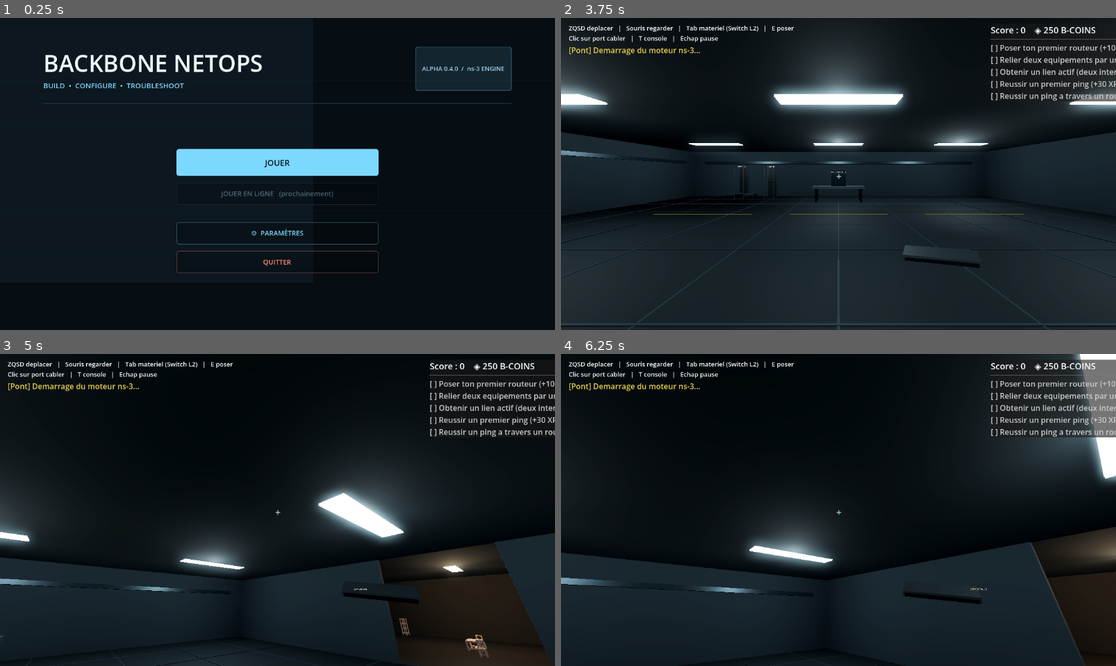
Above: before the commit, frames 1-4 (two rows, left to right).
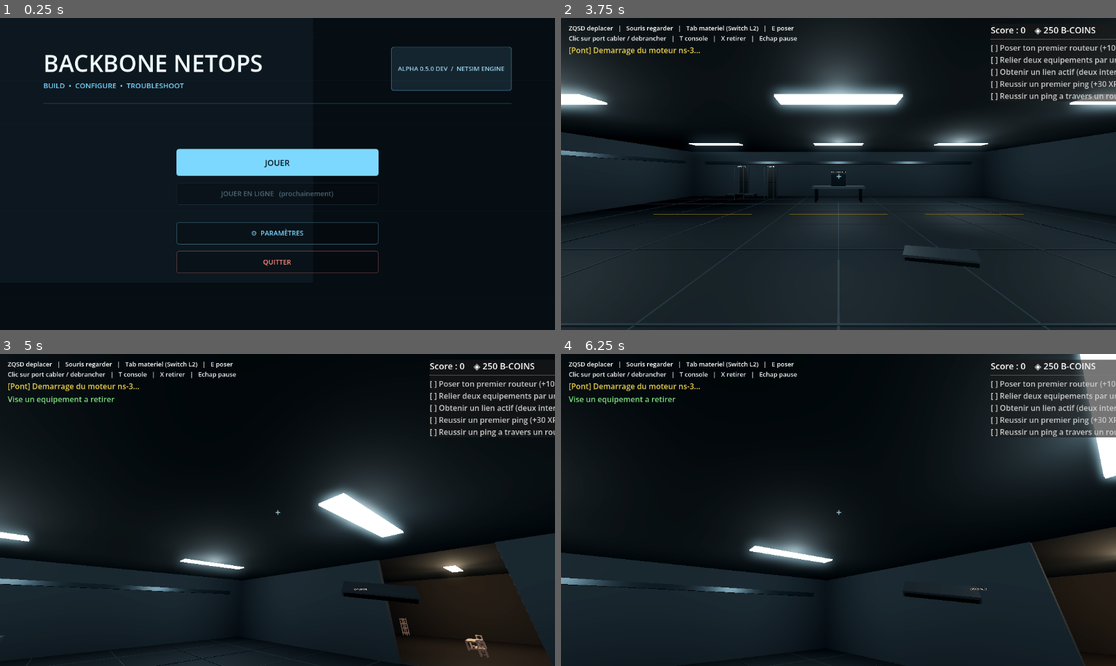
Above: after the commit, the same moments.

Repository: rme28/Backbone-NetOps
Game: Godot game, scene res://scenes/ui/menu.tscn
Same seed, same stepped clock (60 frames per second), same inputs: the game is played once before the commit and once after it.
Inputs (mouse positions are in pixels of both pictures, inside the frame that each line leads up to):
- Up to frame 1 (0.25 s): no input
- Up to frame 2 (3.75 s): click "JOUER" at 0.5 s; click (727, 227) at 1.27 s; type "Alex" at 1.35 s; click "◂ RETOUR" at 2 s; click "JOUER" at 2.75 s; click "DÉMARRER" at 3.5 s
- Up to frame 3 (5 s): tap Enter at 4.25 s; move the mouse to (305, 510) at 4.27 s; hold W (move_forward) from 4.28 s (still down); tap X at 4.35 s; click (305, 510) at 4.42 s
- Up to frame 4 (6.25 s): keep holding W (move_forward); move the mouse to (810, 510) at 5.02 s; tap E (interact) at 5.1 s; tap X at 5.3, 5.85 s; tap Space at 5.75 s; move the mouse to (849, 503) at 5.77 s

The runs differ from the first frame. In frame 1, 0.7% of the frame differs, in the area x 70-89%, y 9-24%; in frame 2, 0.3%; in frame 3, 0.5%; in frame 4, 0.5%.

Commit message:
Retrait d'equipement, limitations documentees, badge de version

Diff:
--- a/game/scripts/ui/menu.gd
+++ b/game/scripts/ui/menu.gd
@@ -202,7 +202,7 @@
 	badge_style.content_margin_bottom = 7
 	badge.add_theme_stylebox_override("panel", badge_style)
 	var version := Label.new()
-	version.text = "ALPHA 0.4.0  /  ns-3 ENGINE"
+	version.text = "ALPHA 0.5.0 DEV  /  NETSIM ENGINE"
 	version.add_theme_font_size_override("font_size", 13)
 	version.add_theme_color_override("font_color", Color("9fd4ee"))
 	badge.add_child(version)
--- a/game/scripts/world/server_room.gd
+++ b/game/scripts/world/server_room.gd
@@ -70,6 +70,7 @@
 var _cable_start: String = ""
 var _cable_start_interface: String = ""
 var _cable_nodes: Dictionary = {}         # cle de lien -> Node3D du cable (pour debrancher)
+var _device_bodies: Dictionary = {}       # device_name -> StaticBody3D (pour retirer l'equipement)
 var _port_leds: Dictionary = {}           # "device|iface" -> MeshInstance3D de la LED d'etat
 var _device_configs: Dictionary = {}      # device_name -> configuration CLI
 var _held_root: Node3D                     # objet tenu en main (viewmodel), enfant de la camera
@@ -200,7 +201,17 @@
 	check.call("ping_ok journalise", has_ping_event)
 	check.call("objectif premier ping accompli", Objectives.is_completed("first_ping"))
 
-	print("SELFTEST %s (%d checks)" % ["PASSED" if failures.is_empty() else "FAILED", 10])
+	# Retrait d'equipement : liens debranches, config purgee, replay coherent.
+	var pcb_body: Node3D = _device_bodies.get("PC-B")
+	_apply_event_visual({"type": "remove_link", "dev1": "PC-B", "iface1": "eth0", "dev2": "SW-CORE", "iface2": "eth1"})
+	GameState.record({"type": "remove_link", "dev1": "PC-B", "iface1": "eth0", "dev2": "SW-CORE", "iface2": "eth1"})
+	_apply_event_visual({"type": "remove_device", "name": "PC-B"})
+	GameState.record({"type": "remove_device", "name": "PC-B"})
+	check.call("equipement retire du modele", not NetSim.device_exists("PC-B"))
+	check.call("corps 3d supprime", pcb_body == null or pcb_body.is_queued_for_deletion())
+	check.call("port du switch libere", not ("eth1" in _used_interfaces.get("SW-CORE", [])))
+
+	print("SELFTEST %s (%d checks)" % ["PASSED" if failures.is_empty() else "FAILED", 13])
 	get_tree().quit(0 if failures.is_empty() else 1)
 
 
@@ -730,7 +741,7 @@
 	_help_label.visible = bool(GameState.settings.get("show_help_overlay", true))
 	_help_label.text = (
 		"ZQSD deplacer   |   Souris regarder   |   Tab materiel (%s)   |   E poser\n"
-		+ "Clic sur port cabler   |   T console   |   Echap pause"
+		+ "Clic sur port cabler / debrancher   |   T console   |   X retirer   |   Echap pause"
 	) % selected
 
 
@@ -1331,6 +1342,30 @@
 			if _cable_nodes.has(key):
 				_cable_nodes[key].queue_free()
 				_cable_nodes.erase(key)
+		"remove_device":
+			var device_name: String = event.get("name", "")
+			if _device_bodies.has(device_name):
+				_device_bodies[device_name].queue_free()
+				_device_bodies.erase(device_name)
+			# Libere l'emplacement de baie si l'equipement etait racke.
+			var pos: Vector3 = _device_positions.get(device_name, Vector3.INF)
+			if pos != Vector3.INF:
+				var rack_name := _find_containing_rack(pos)
+				if not rack_name.is_empty() and _racks.has(rack_name):
+					_racks[rack_name]["count"] = maxi(0, int(_racks[rack_name].get("count", 0)) - 1)
+			_device_categories.erase(device_name)
+			_device_positions.erase(device_name)
+			_device_yaws.erase(device_name)
+			_used_interfaces.erase(device_name)
+			_device_configs.erase(device_name)
+			GameState.device_configs.erase(device_name)
+			_racks.erase(device_name)
+			for led_key in _port_leds.keys():
+				if str(led_key).begins_with(device_name + "|"):
+					_port_leds.erase(led_key)
+			for iface_key in _interface_positions.keys():
+				if str(iface_key).begins_with(device_name + "|"):
+					_interface_positions.erase(iface_key)
 
 
 ## Cle canonique d'un lien, independante de l'ordre des extremites.
@@ -1366,6 +1401,7 @@
 	add_child(body)
 	body.global_position = pos
 	body.rotation.y = yaw
+	_device_bodies[device_name] = body
 
 	var size := Vector3(1.4, 0.16, 0.62)
 	var collision_offset := Vector3.ZERO
@@ -1753,6 +1789,9 @@
 			else:
 				_open_terminal(target)
 			return
+		if event.keycode == KEY_X:
+			_remove_targeted_device()
+			return
 	if _palette_open:
 		return
 
@@ -2537,6 +2576,32 @@
 	_cable_start_interface = ""
 
 
+## Retire l'equipement vise (touche X) : debranche d'abord tous ses cables,
+## puis journalise un remove_device. Les meubles integres au batiment et le
+## poste technicien ne sont pas retirables.
+func _remove_targeted_device() -> void:
+	var hit := _raycast_target()
+	var target: String = hit.get("device", "")
+	if target.is_empty() or hit.get("technician_laptop", false):
+		_flash_feedback("Vise un equipement a retirer")
+		return
+	if not _device_categories.has(target):
+		return
+	if _device_categories.get(target, "") == "rack" and int(_racks.get(target, {}).get("count", 0)) > 0:
+		_flash_feedback("Vide d'abord la baie avant de la retirer")
+		return
+	for link in NetSim.links_from_events(GameState.events):
+		if link["dev1"] == target or link["dev2"] == target:
+			var unlink := {"type": "remove_link", "dev1": link["dev1"], "iface1": link["iface1"],
+				"dev2": link["dev2"], "iface2": link["iface2"]}
+			_apply_event_visual(unlink)
+			GameState.record(unlink)
+	var event := {"type": "remove_device", "name": target}
+	_apply_event_visual(event)
+	GameState.record(event)
+	_flash_feedback("%s retire" % target)
+
+
 ## Debranche le cable relie a (dev, iface) : evenement remove_link journalise.
 func _disconnect_link(dev: String, iface: String) -> void:
 	for link in NetSim.links_from_events(GameState.events):
@@ -2655,9 +2720,9 @@
 				and str(_catalog[_selected_index].get("id", "")) in RACKABLE_CATEGORIES:
 			text = "[E] Racker %s ici   [T] Console" % str(_catalog[_selected_index].get("label", ""))
 		elif category in ["rack", "table"]:
-			text = "%s" % device_name
+			text = "%s   [X] Retirer" % device_name
 		else:
-			text = "[T] Console de %s" % device_name
+			text = "[T] Console de %s   [X] Retirer" % device_name
 	elif not _cable_start.is_empty():
 		text = "Cable en main depuis %s %s : vise un port libre" % [_cable_start, _cable_start_interface]
 	_context_label.text = text
Not shown, changed: CHANGELOG.md
Not shown, changed: docs/ARCHITECTURE.md
